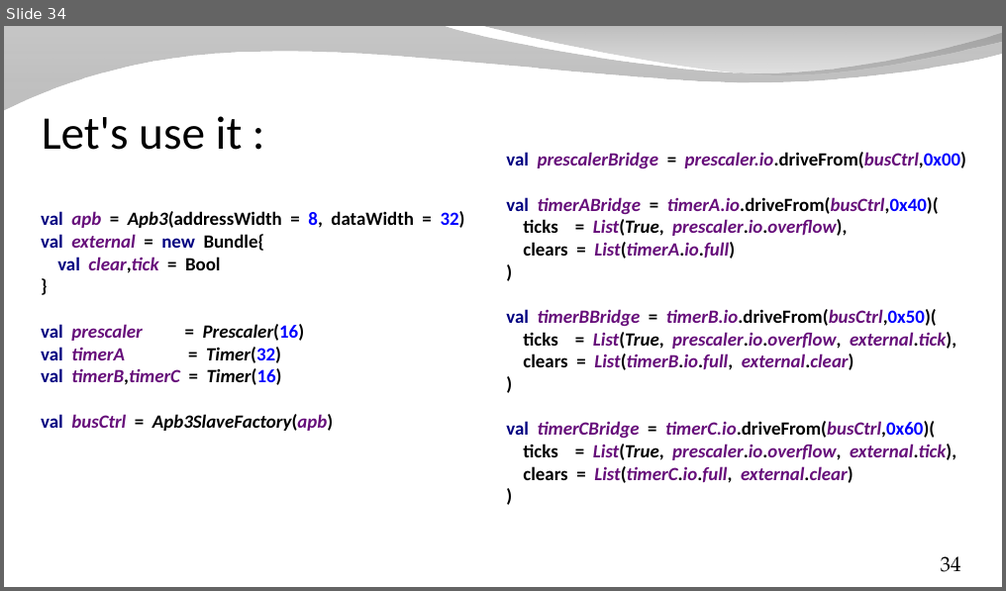
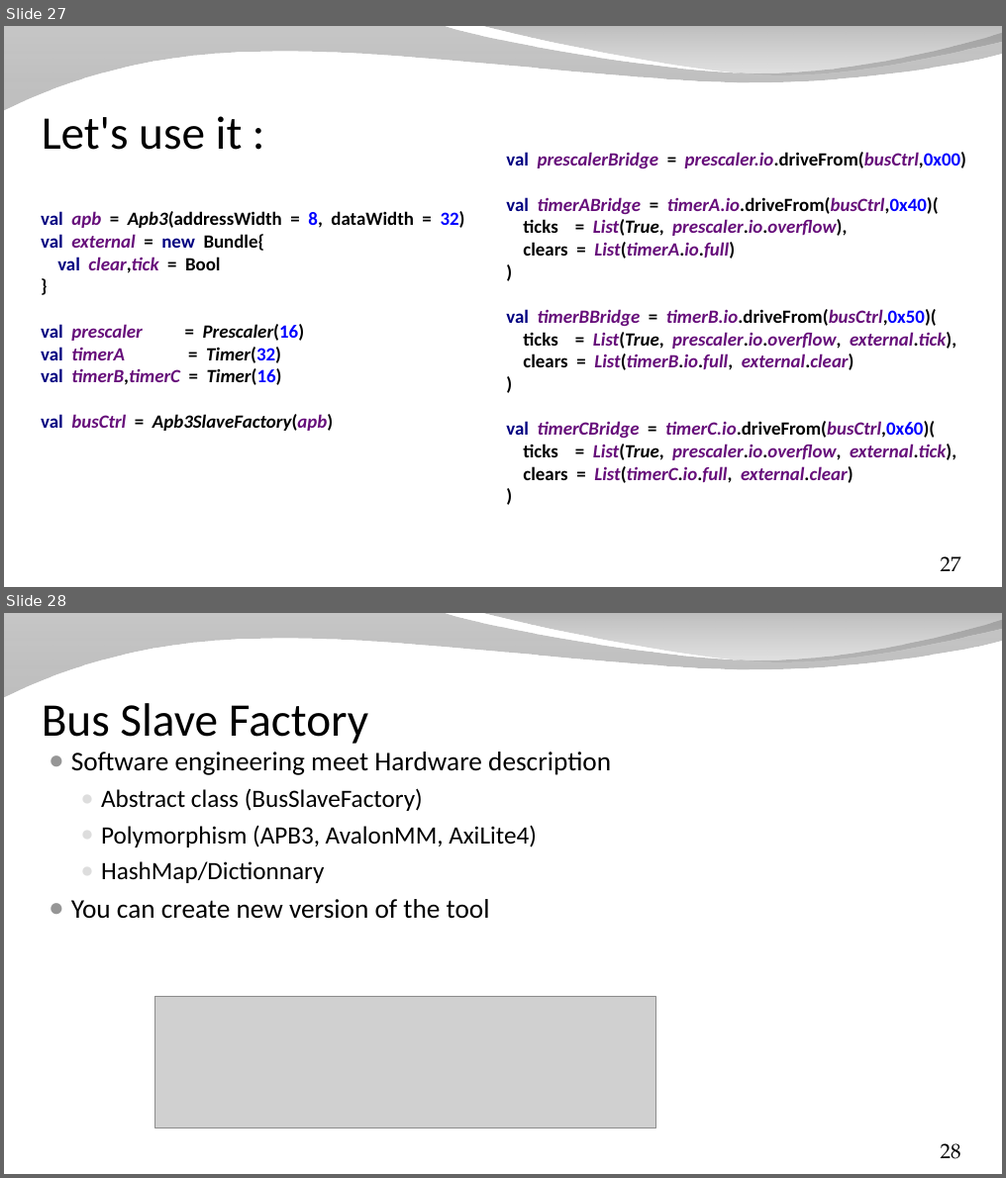
Before and after one commit to SpinalHDL/SpinalDoc, a slide deck: presentation/en/presentation_move_forward.odp. Shown one above the other, each under a label of ours: slide 34 before the commit, slides 27 and 28 after it. The pictures are 1006x591 and 1006x1178 pixels, drawn with LibreOffice and Linux fonts; fonts in the diff are those of the drawing; grey boxes stand for pictures; background and template pictures are left out. Boxes give left, top, right and bottom in pixels: in the first picture for what was removed or moved away, otherwise in the second. Text is boxed around its words. In the diff, an @@ line names an element or a change of style, - is before the commit and + after.

```diff
--- a/presentation/en/presentation_move_forward.odp
+++ b/presentation/en/presentation_move_forward.odp
@@ slide 28 added at bbox=[4, 613, 1002, 1174], background picture (left out); not listed: 2 template elements that a slide beside it also shows @@
@@ title added at bbox=[42, 703, 368, 744], 45 pt, text #000000 @@
+Bus Slave Factory
@@ text added at bbox=[71, 752, 611, 919], 24 pt, text #000000 @@
+● Software engineering meet Hardware description
+  ● Abstract class (BusSlaveFactory)
+  ● Polymorphism (APB3, AvalonMM, AxiLite4)
+  ● HashMap/Dictionnary
+● You can create new version of the tool
@@ picture added at bbox=[155, 996, 655, 1128] @@
@@ page number added at bbox=[941, 1144, 961, 1159], 20 pt, text #000000 @@
+28
@@ what was slide 34 is now slide 27 @@
@@ page number at bbox=[941, 557, 961, 571]: text changed @@
-34
+27
```
Also in this commit, not shown: 4 slides changed, 1 other slide added, 7 slides removed, 1 other file.
